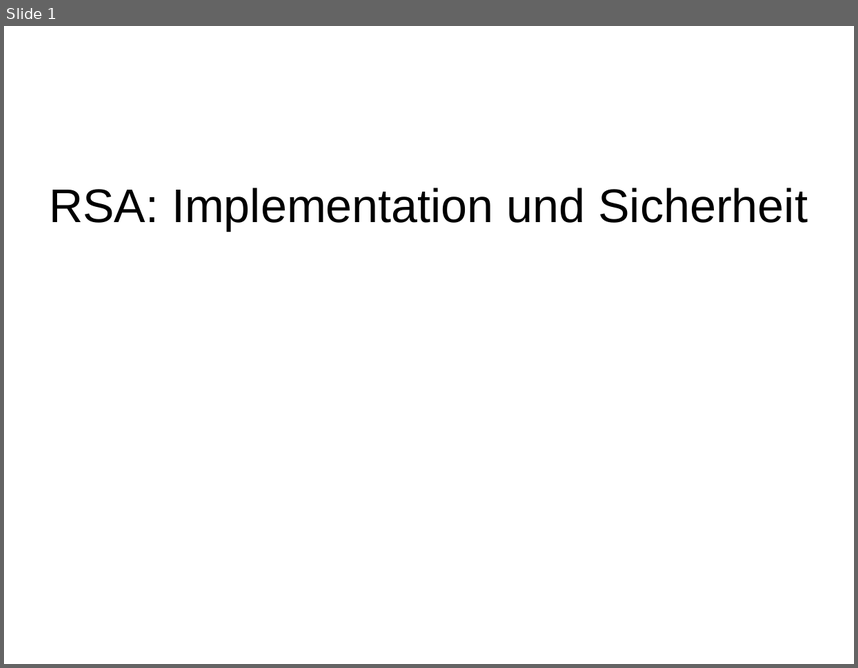
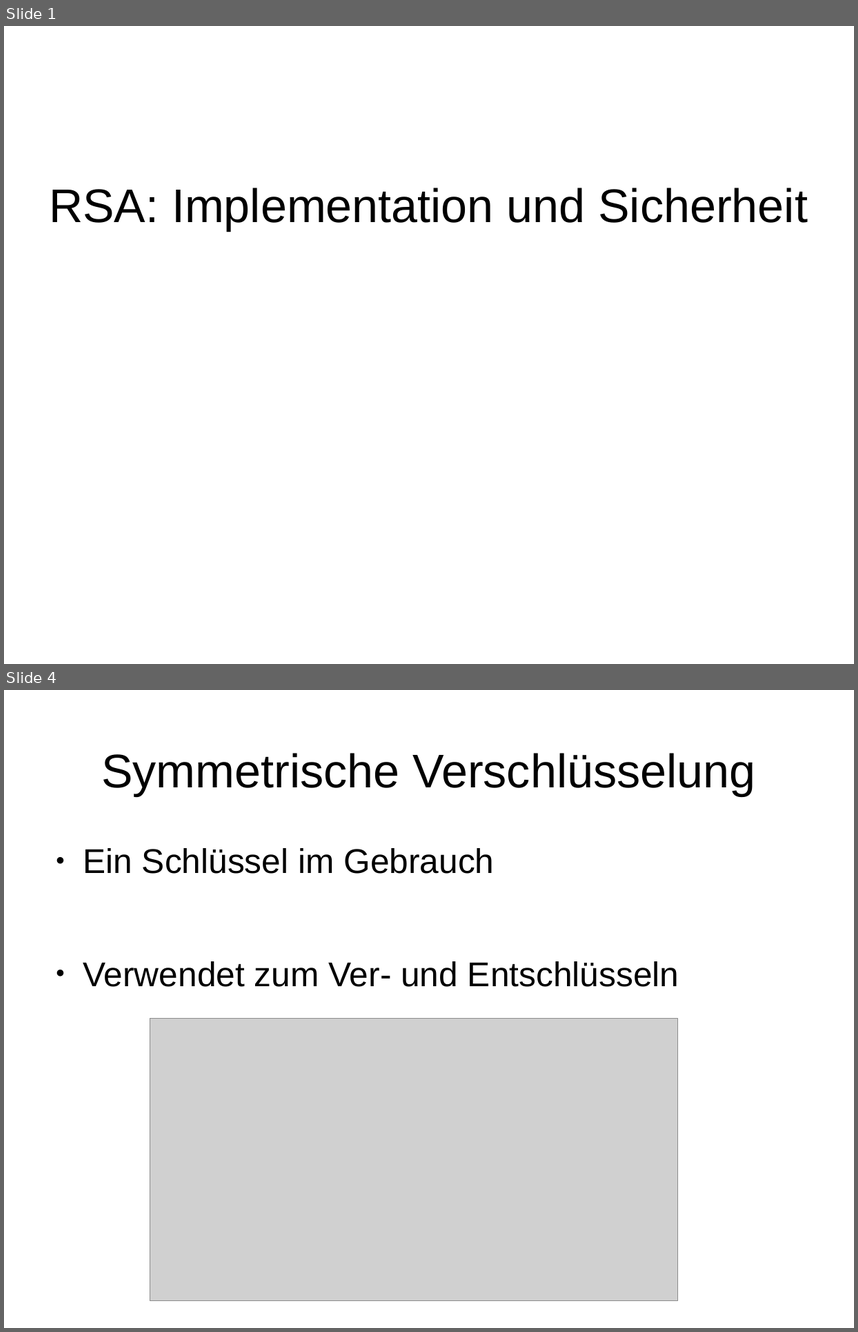
Before and after one commit to stadler-tom/schreibzeug, a slide deck: Presentation/Hauptseminar_RSA.odp. Shown one above the other, each under a label of ours: slide 1 before the commit, slides 1 and 4 after it; the slides between them are not shown. The pictures are 858x668 and 858x1332 pixels, drawn with LibreOffice and Linux fonts; fonts in the diff are those of the drawing; grey boxes stand for pictures. Boxes give left, top, right and bottom in pixels: in the first picture for what was removed or moved away, otherwise in the second. Text is boxed around its words. In the diff, an @@ line names an element or a change of style, - is before the commit and + after.

```diff
--- a/Presentation/Hauptseminar_RSA.odp
+++ b/Presentation/Hauptseminar_RSA.odp
@@ slide 4 added at <box>4,690,854,1328</box>, background #FFFFFF @@
@@ title added at <box>101,753,755,796</box>, 44 pt, text #000000 @@
+Symmetrische Verschlüsselung
@@ text added at <box>83,848,679,987</box>, 32 pt, text #000000 @@
+● Ein Schlüssel im Gebrauch
+● Verwendet zum Ver- und Entschlüsseln
@@ picture added at <box>150,1018,678,1300</box> @@
```
Also in this commit, not shown: 4 other slides added, 1 slide removed, 1 other file.
